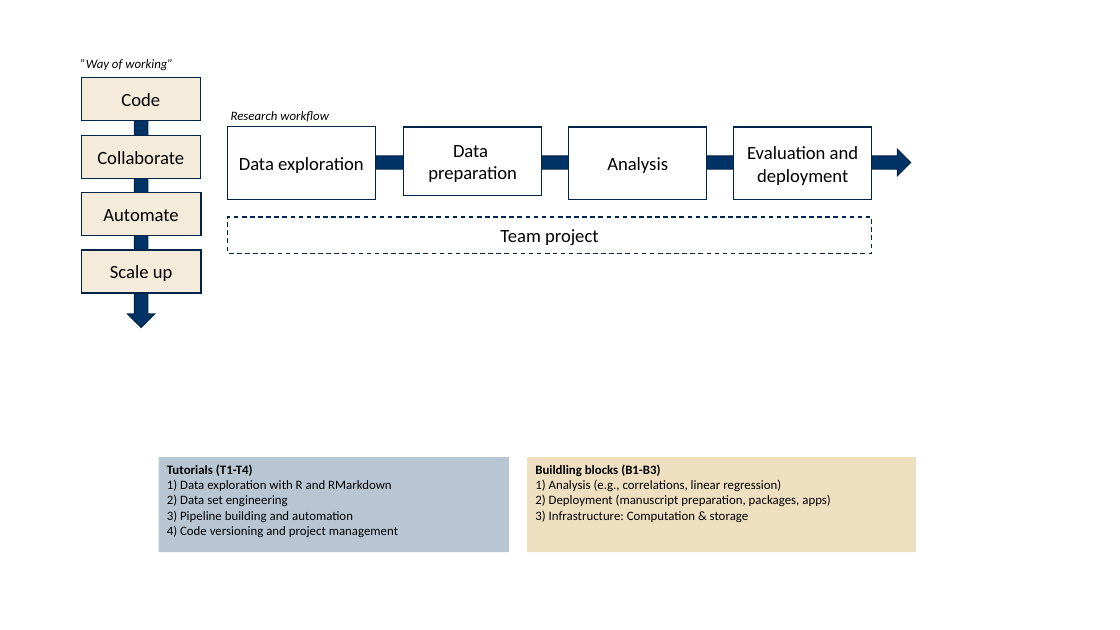
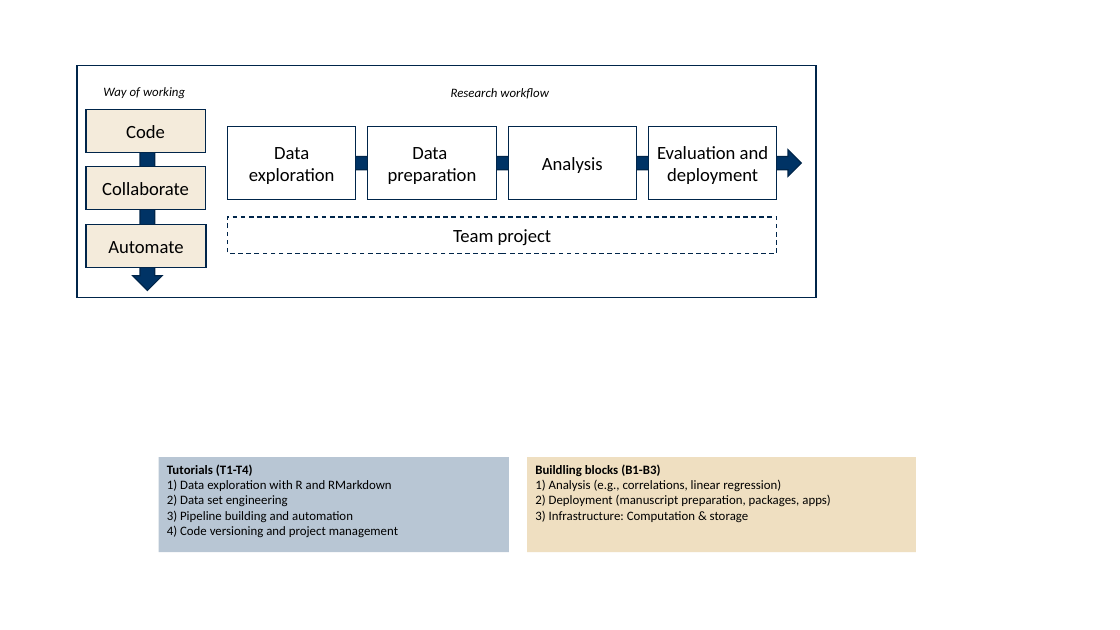
Before and after one commit to hannesdatta/course-dprep, a slide deck: slide 1 of slides/figures.pptx. Drawn at 1120x630 pixels with LibreOffice and Linux fonts; fonts in the diff are those of the drawing. Boxes give left, top, right and bottom in pixels: in the first picture for what was removed or moved away, otherwise in the second. Text is boxed around its words. In the diff, an @@ line names an element or a change of style, - is before the commit and + after.

```diff
--- a/slides/figures.pptx
+++ b/slides/figures.pptx
@@ rectangle added at bbox=[77, 66, 817, 297], fill #FFFFFF, outline #00264B 1 pt @@
@@ text at bbox=[103, 87, 185, 99]: text changed @@
-”Way of working”
+Way of working
@@ text "Research workflow": place and size @@
-text "Research workflow" at bbox=[231, 111, 329, 122]
+text "Research workflow" at bbox=[451, 88, 549, 99]
@@ text "Research workflow" at bbox=[451, 88, 549, 99]: alignment left to centre @@
@@ down arrow: place and size @@
-down arrow at bbox=[128, 106, 155, 328]
+down arrow at bbox=[133, 131, 162, 291]
@@ rectangle "Data exploration": place and size @@
-rectangle "Data exploration" at bbox=[228, 127, 376, 200]
+rectangle "Data exploration" at bbox=[228, 127, 356, 200]
@@ rectangle "Data": place and size @@
-rectangle "Data" at bbox=[404, 127, 542, 196]
+rectangle "Data" at bbox=[368, 127, 497, 200]
@@ rectangle "Analysis": place and size @@
-rectangle "Analysis" at bbox=[569, 127, 707, 200]
+rectangle "Analysis" at bbox=[508, 127, 637, 200]
@@ rectangle "Evaluation and deployment": place and size @@
-rectangle "Evaluation and deployment" at bbox=[734, 127, 872, 200]
+rectangle "Evaluation and deployment" at bbox=[649, 127, 777, 200]
@@ 3 rectangles: place and size @@
-3 rectangles at bbox=[82, 78, 202, 235]
+3 rectangles at bbox=[86, 109, 206, 267]
@@ down arrow: place and size @@
-down arrow at bbox=[376, 150, 911, 176]
+down arrow at bbox=[245, 150, 802, 176]
@@ rectangle "Team project": place and size @@
-rectangle "Team project" at bbox=[228, 217, 872, 253]
+rectangle "Team project" at bbox=[228, 217, 777, 253]
@@ rectangle removed at bbox=[82, 250, 202, 293] @@
-Scale up
```
Also in this commit, not shown: 19 other files.
